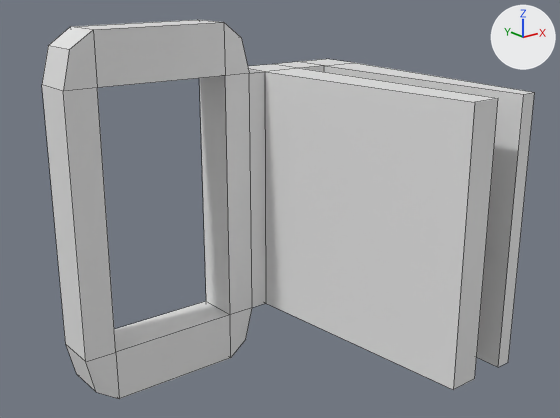
One commit to the Blender file CAD/ServoMount.blend: the scene before it, then after it.
Camera for both pictures: a camera (50 mm lens) standing at (-36.4, -71.5, 29.0) and looking at (3.3, -21.8, 9.1). Lighting does not change. The marker at upper right points along +X, +Y and +Z. Mesh edges are drawn as thin lines.

Objects in the first picture: 'obj_0.001'.
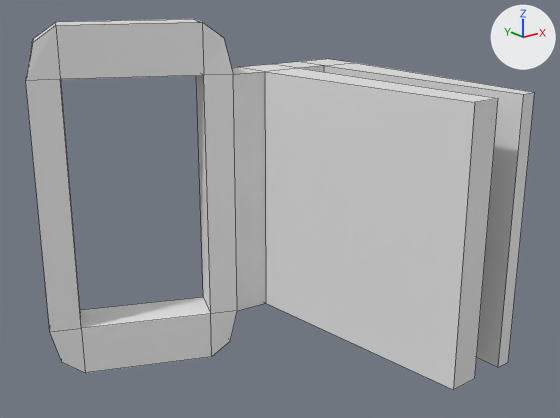
Changed parts and their boxes (x1, y1, x2, y2) in the pictures (560 x 418 px; the box of a moved part takes in the faces that stretch with it):
'obj_0.001', reshaped: before (42, 20, 535, 399); after (26, 19, 535, 390)
part 1 of me_obj_0_001, moved or reshaped: before (42, 20, 266, 399); after (26, 19, 266, 373)

Patch to the scene script:
```diff
--- a/CAD/ServoMount.blend.py
+++ b/CAD/ServoMount.blend.py
@@ me_obj_0_001 @@
 me_obj_0_001.from_pydata(...)  # 56 vertices, 56 faces; spans x -12.6..17.6, y -7.3..24.4, z 11.6..37.8
 # used by ob_obj_0_001; location = (0.0, 0.0, 0.0); rotation_euler = (1.571, 0.0, 0.0), in degrees (90, 0, 0)
+# me_obj_0_001 part 1: all 32 vertices in x -12.6..4.8, y -7.3..24.4, z 11.6..15.7 are turned -23.5 degrees about the y axis through their middle, then moved by (0.0, 0.0, -3.6)
```
